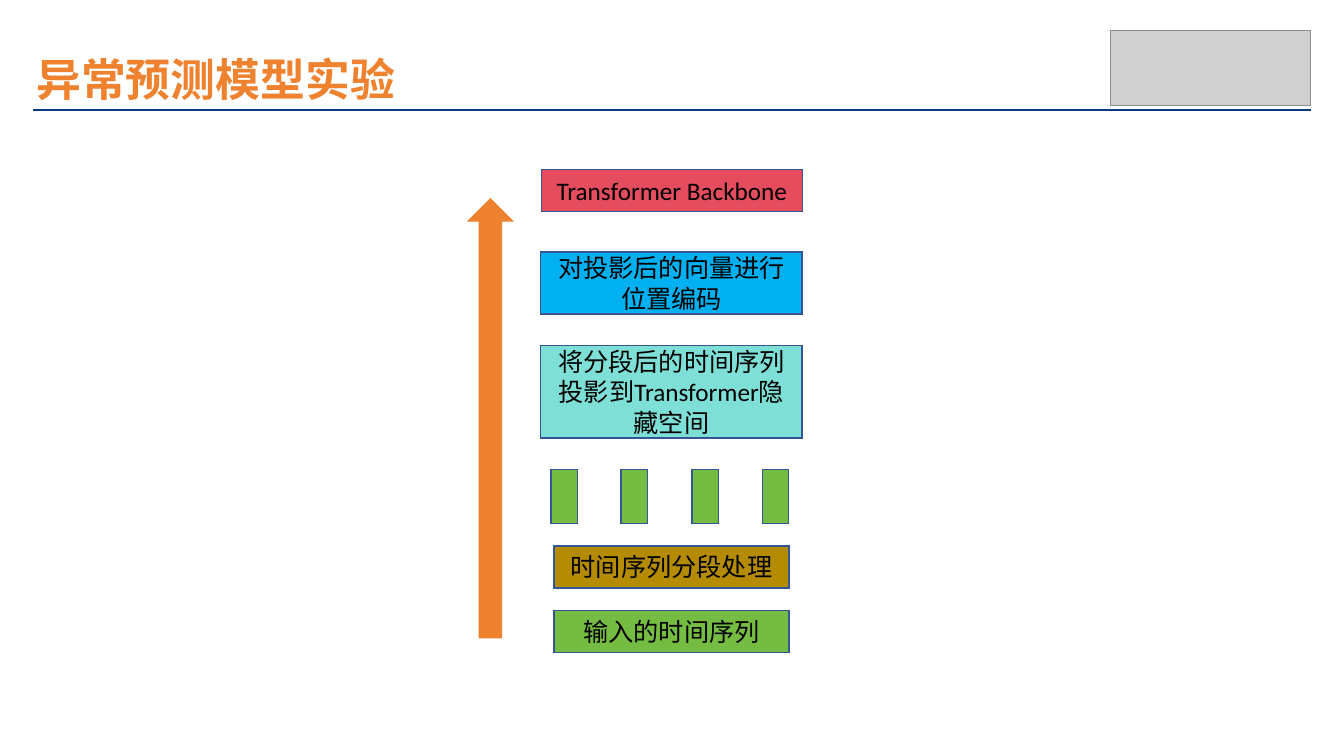
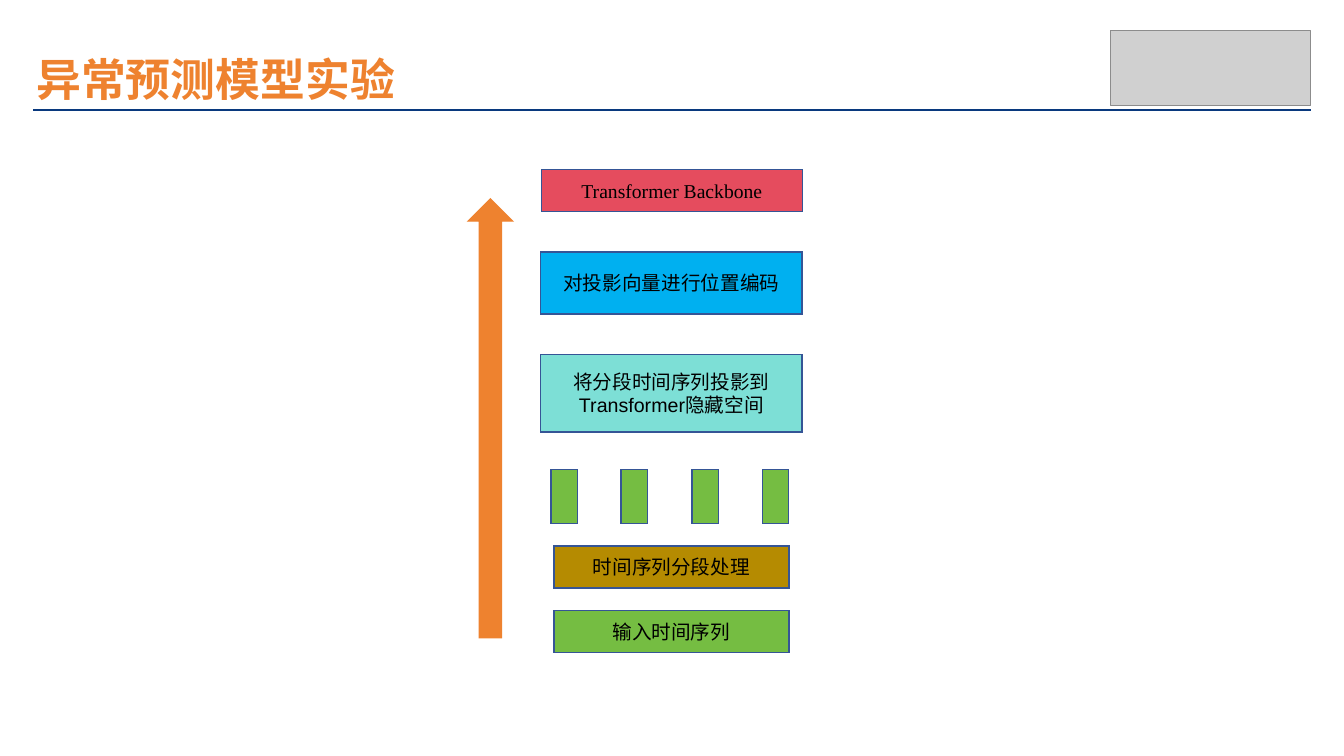
Before and after one commit to wuchenhu98/lunwen, a slide deck: slide 40 of 论文插图.pptx (slide 36 before the commit). Drawn at 1344x756 pixels with LibreOffice and Linux fonts; fonts in the diff are those of the drawing; grey boxes stand for pictures. Boxes give left, top, right and bottom in pixels: in the first picture for what was removed or moved away, otherwise in the second. Text is boxed around its words. In the diff, an @@ line names an element or a change of style, - is before the commit and + after.

```diff
--- a/论文插图.pptx
+++ b/论文插图.pptx
@@ rectangle "Transformer Backbone" at [541,169,803,212]: size 18 to 14 pt, font Calibri to Times New Roman @@
@@ text in rectangle at [563,273,779,292]: text changed; size 18 to 14 pt @@
-对投影后的向量进行位置编码
+对投影向量进行位置编码
@@ rectangle "将分段时间序列投影到Transformer隐藏空间": place and size @@
-rectangle "将分段时间序列投影到Transformer隐藏空间" at [541,346,803,439]
+rectangle "将分段时间序列投影到Transformer隐藏空间" at [541,355,803,433]
@@ text in rectangle at [573,372,769,414]: text changed; size 18 to 14 pt; font Calibri to Arial @@
-将分段后的时间序列投影到Transformer隐藏空间
+将分段时间序列投影到Transformer隐藏空间
@@ rectangle "时间序列分段处理" at [555,546,789,589]: size 18 to 14 pt @@
@@ text in rectangle at [612,622,730,641]: text changed; size 18 to 14 pt @@
-输入的时间序列
+输入时间序列
```
Also in this commit, not shown: 9 other slides changed, 4 slides added, 2 other files.
